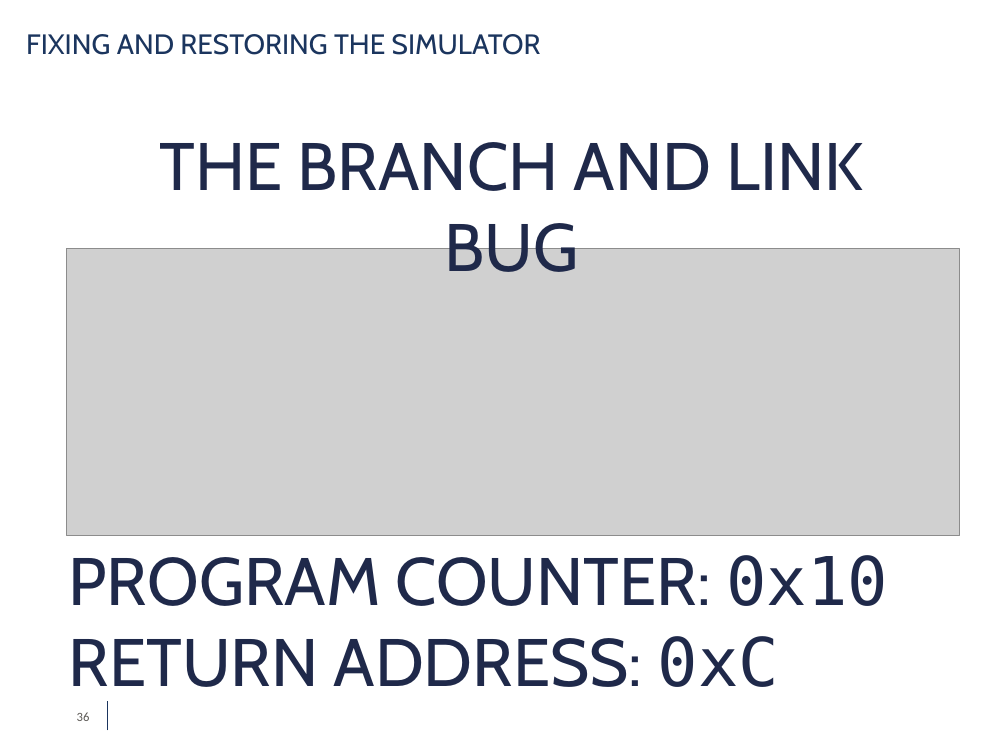
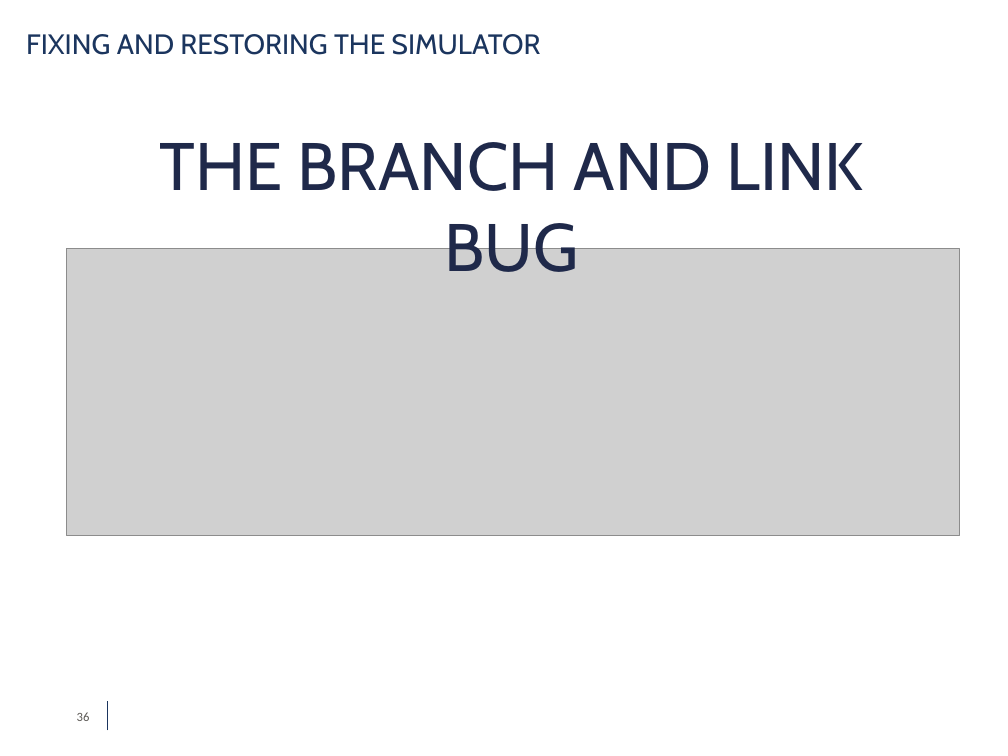
Before and after one commit to simdeistud/bachelors-thesis, a slide deck: slide 36 of SlidesDeiana4_3 -ABRIDGED.pptx. Drawn at 1008x756 pixels with LibreOffice and Linux fonts; fonts in the diff are those of the drawing; grey boxes stand for pictures; background and template pictures are left out. Boxes give left, top, right and bottom in pixels: in the first picture for what was removed or moved away, otherwise in the second. Text is boxed around its words. In the diff, an @@ line names an element or a change of style, - is before the commit and + after.

```diff
--- a/SlidesDeiana4_3 -ABRIDGED.pptx
+++ b/SlidesDeiana4_3 -ABRIDGED.pptx
@@ text removed at [68,555,888,687] @@
-PROGRAM COUNTER: 0x10
-RETURN ADDRESS: 0xC
```
Also in this commit, not shown: 16 other slides changed, 4 slides added, 4 slides removed, 1 other file.
